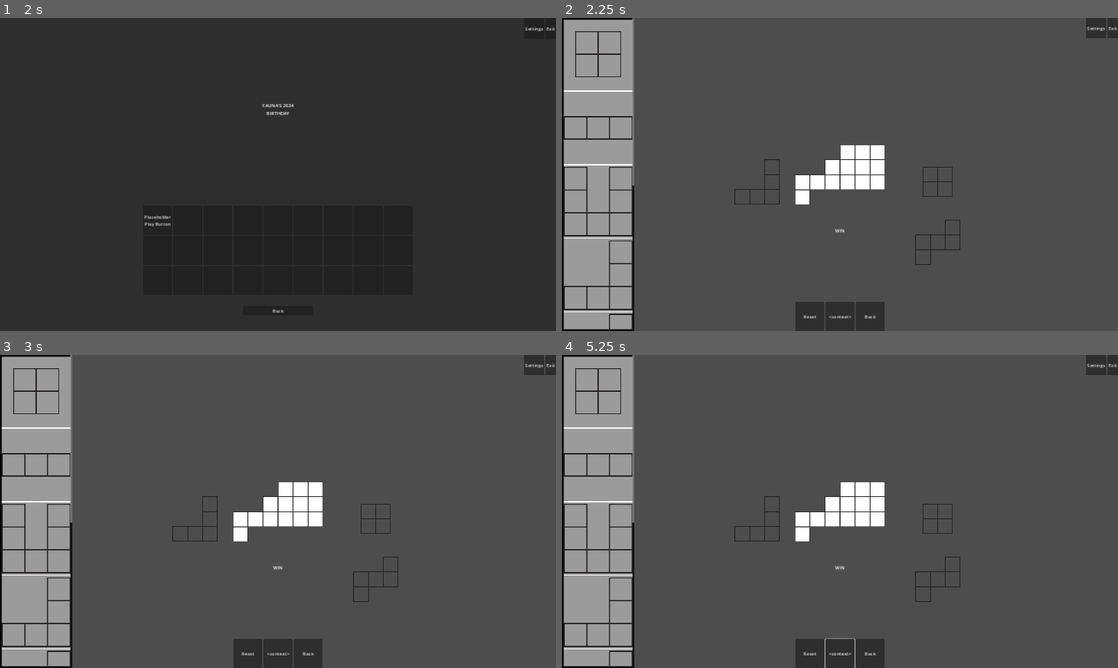
Above: before the commit, frames 1-4 (two rows, left to right).
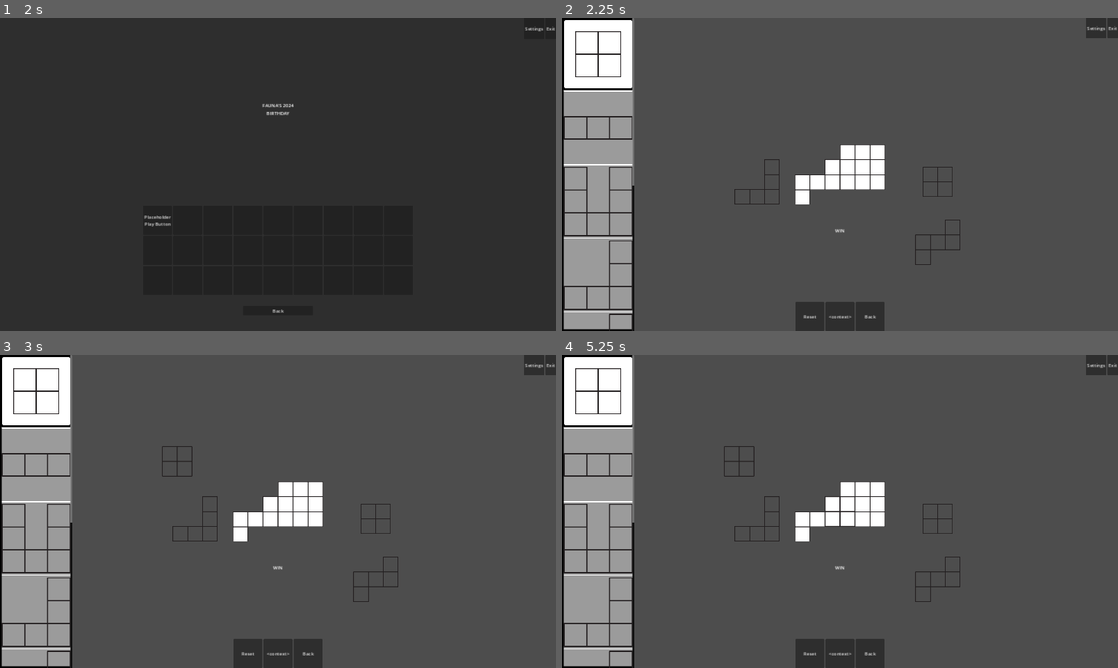
Above: after the commit, the same moments.

Repository: Saplings-Projects/Birthday-2024
Game: Godot game, scene res://MainScenes/main_menu.tscn
Same seed, same stepped clock (60 frames per second), same inputs: the game is played once before the commit and once after it.
Inputs (mouse positions are in pixels of both pictures, inside the frame that each line leads up to):
- Up to frame 1 (2 s): click "Play" at 0.5 s; click "Campaign Levels" at 1.25 s
- Up to frame 2 (2.25 s): click "Placeholder Play Button" at 2 s
- Up to frame 3 (3 s): click (38, 392) at 2.77 s
- Up to frame 4 (5.25 s): click "<context>" at 3.5 s; click "<context>" at 4.25 s; click (600, 392) at 5.02 s

Frame 1 is identical in both runs. In frame 2, 2.7% of the frame differs, in the area x 0-13%, y 0-24%; in frame 3, 2.8%; in frame 4, 2.9%, in the area x 0-53%, y 0-100%.

Commit message:
Piece behavior when in edit mode; library pieces WIP

Diff:
--- a/Birthday-2024-Project/MainScenes/main_level.tscn
+++ b/Birthday-2024-Project/MainScenes/main_level.tscn
@@ -72,28 +72,4 @@
 [node name="PuzzleUiManager" parent="." node_paths=PackedStringArray("controller") instance=ExtResource("8_40gag")]
 controller = NodePath("../GameManager")
 
-[node name="piece_2" parent="PuzzleUiManager/MainScreen/NinePatchRect/ScrollContainer/BoxContainer/ColorRect" index="0"]
-position = Vector2(125, 125)
-
-[node name="piece_3" parent="PuzzleUiManager/MainScreen/NinePatchRect/ScrollContainer/BoxContainer/ColorRect2" index="0"]
-position = Vector2(125, 125)
-
-[node name="piece_6" parent="PuzzleUiManager/MainScreen/NinePatchRect/ScrollContainer/BoxContainer/ColorRect3" index="0"]
-position = Vector2(125, 125)
-
-[node name="piece_11" parent="PuzzleUiManager/MainScreen/NinePatchRect/ScrollContainer/BoxContainer/ColorRect4" index="0"]
-position = Vector2(125, 125)
-
-[node name="piece_12" parent="PuzzleUiManager/MainScreen/NinePatchRect/ScrollContainer/BoxContainer/ColorRect5" index="0"]
-position = Vector2(125, 125)
-
-[node name="piece_14" parent="PuzzleUiManager/MainScreen/NinePatchRect/ScrollContainer/BoxContainer/ColorRect6" index="0"]
-position = Vector2(125, 125)
-
-[node name="piece_27" parent="PuzzleUiManager/MainScreen/NinePatchRect/ScrollContainer/BoxContainer/ColorRect7" index="0"]
-position = Vector2(125, 125)
-
-[node name="Piece29" parent="PuzzleUiManager/MainScreen/NinePatchRect/ScrollContainer/BoxContainer/ColorRect8" index="0"]
-position = Vector2(125, 125)
-
 [editable path="PuzzleUiManager"]
--- a/Birthday-2024-Project/ScenePrefabs/PuzzleUiManager.tscn
+++ b/Birthday-2024-Project/ScenePrefabs/PuzzleUiManager.tscn
@@ -7,6 +7,8 @@
 [ext_resource type="PackedScene" uid="uid://btcp1sgcebsyi" path="res://ScenePrefabs/SettingsWindow.tscn" id="3_w6dq1"]
 [ext_resource type="Script" path="res://Scripts/UI/Puzzle/States/PuzzleUiWinState.gd" id="4_4ulfu"]
 [ext_resource type="PackedScene" uid="uid://dfrcd7gptl2uy" path="res://ScenePrefabs/Pieces/piece_2.tscn" id="4_boyuj"]
+[ext_resource type="Texture2D" uid="uid://dxiiv2creq6b1" path="res://Art/SquareRoundedOutline.png" id="4_p1ypx"]
+[ext_resource type="Script" path="res://Scripts/UI/Puzzle/LibraryPiece.gd" id="5_umaa4"]
 [ext_resource type="PackedScene" uid="uid://dj07oqkchw0d2" path="res://ScenePrefabs/Pieces/piece_3.tscn" id="5_wl48r"]
 [ext_resource type="PackedScene" uid="uid://cg54i4apoqcu3" path="res://ScenePrefabs/Pieces/piece_6.tscn" id="6_l8evx"]
 [ext_resource type="PackedScene" uid="uid://c3mov5g6xt14q" path="res://ScenePrefabs/Pieces/piece_11.tscn" id="7_vr3ym"]
@@ -141,10 +143,14 @@
 layout_mode = 2
 vertical = true
 
-[node name="ColorRect" type="ColorRect" parent="MainScreen/NinePatchRect/ScrollContainer/BoxContainer"]
-custom_minimum_size = Vector2(250, 250)
-layout_mode = 2
-color = Color(0, 0, 0, 0.392157)
+[node name="ColorRect" type="TextureButton" parent="MainScreen/NinePatchRect/ScrollContainer/BoxContainer" node_paths=PackedStringArray("puzzleUiManager")]
+custom_minimum_size = Vector2(250, 250)
+layout_mode = 2
+action_mode = 0
+texture_normal = ExtResource("4_p1ypx")
+stretch_mode = 0
+script = ExtResource("5_umaa4")
+puzzleUiManager = NodePath("../../../../..")
 
 [node name="piece_2" parent="MainScreen/NinePatchRect/ScrollContainer/BoxContainer/ColorRect" instance=ExtResource("4_boyuj")]
 position = Vector2(125, 125)
@@ -226,4 +232,5 @@
 offset_bottom = 40.0
 script = ExtResource("4_4ulfu")
 
+[connection signal="button_down" from="MainScreen/NinePatchRect/ScrollContainer/BoxContainer/ColorRect" to="MainScreen/NinePatchRect/ScrollContainer/BoxContainer/ColorRect" method="DebugPress"]
 [connection signal="close_settings_window" from="SettingsWindow" to="." method="hide_settings_window"]
--- a/Birthday-2024-Project/Scripts/GameManager.gd
+++ b/Birthday-2024-Project/Scripts/GameManager.gd
@@ -73,6 +73,12 @@
 	_remove_occupied_cells(held_piece)
 	_reset_settled()
 
+func spawn_piece(pieceID : String):
+	if not _can_interact or held_piece != null:
+		return
+
+	held_piece = grid.LoadPiece(pieceID)
+	_reset_settled()
 
 func _ready():
 	# State
--- a/Birthday-2024-Project/Scripts/GridLogic.gd
+++ b/Birthday-2024-Project/Scripts/GridLogic.gd
@@ -72,10 +72,12 @@
 			pieceLogic.levelGridReference = self
 			pieceLogic._initialize()
 			pieceLogic.SetPieceRotation(pieceSetup.pieceRotation)
+			pieceLogic.RecordGridPosition(pieceSetup.gridPosition)
 			if pieceLogic.isBlocker:
 				#a locked piece that sits on the grid
 				SetGridSpacesByPieceShape(pieceSetup.gridPosition, GridSpaceInfo.GridSpaceStatus.CLOSED, pieceLogic)
 				blockerPieces.push_back(scenePiece)
+				pieceLogic.return_piece(true)
 			else:
 				#open level grid spaces
 				SetGridSpacesByPieceShape(pieceSetup.gridPosition, GridSpaceInfo.GridSpaceStatus.OPEN, pieceLogic)
@@ -85,17 +87,37 @@
 		var midPoint : Vector2i = _GridCoordinateToPosition(Vector2i(xMaxGrid, yMaxGrid)) + _GridCoordinateToPosition(Vector2i(xMinGrid, yMinGrid))
 		global_position = midPoint * -0.5
 
-		#set piece to outskirts of level grid and unrotate
-		#TODO: place more neatly around the grid
-		var iter = 0
-		for availablePiece in availablePieces:
-			availablePiece.global_position = GridCoordinateToPosition(startingPositions[iter]) #shunting it to the right side
-			(availablePiece as PieceLogic).SetPieceRotation(PieceLogic.RotationStates.DEG_0)
-			(availablePiece as PieceLogic)._SetReturnPoint()
-			iter += 1
+		if(gridMode == GridMode.PLAY):
+			#set piece to outskirts of level grid and unrotate
+			#TODO: place more neatly around the grid
+			var iter = 0
+			for availablePiece in availablePieces:
+				availablePiece.global_position = GridCoordinateToPosition(startingPositions[iter]) #shunting it to the right side
+				(availablePiece as PieceLogic).SetPieceRotation(PieceLogic.RotationStates.DEG_0)
+				(availablePiece as PieceLogic)._SetReturnPoint()
+				iter += 1
+		else:
+			for availablePiece in availablePieces:
+				(availablePiece as PieceLogic).return_piece(true)
 
 	if gridMode == GridMode.EDIT:
 		global_position = Vector2(0,0)
+
+func LoadPiece(pieceID : String) -> PieceLogic:
+	#look up scene piece via ID
+	var scenePiecePrefab = load("res://ScenePrefabs/Pieces/" + pieceID + ".tscn")
+	#instantiate scene piece
+	var scenePiece = scenePiecePrefab.instantiate()
+	add_child(scenePiece)
+	var pieceLogic : PieceLogic = scenePiece as PieceLogic
+	pieceLogic.levelGridReference = self
+	pieceLogic._initialize()
+	pieceLogic.SetPieceRotation(PieceLogic.RotationStates.DEG_0)
+	if pieceLogic.isBlocker:
+		blockerPieces.push_back(scenePiece)
+	else:
+		availablePieces.push_back(scenePiece)
+	return pieceLogic
 
 func ExportLevel() -> String:
 	var pieceData : Array[PieceSetup]
@@ -197,16 +219,18 @@
 	return true
 
 func PlacePiece(piece : PieceLogic) -> bool:
+	var pieceCoords : Vector2i = PositionToGridCoordinate(piece.GetOriginCellPosition())
+	return PlacePieceByCoordinates(piece, pieceCoords)
+
+func PlacePieceByCoordinates(piece : PieceLogic, gridCoord : Vector2i) -> bool:
 	if gridMode == GridMode.PLAY:
 		if CheckLegalToPlace(piece) == false:
 			return false
-	var pieceCoords : Vector2i = PositionToGridCoordinate(piece.GetOriginCellPosition())
-	SetGridSpacesByPieceShape(pieceCoords, GridSpaceInfo.GridSpaceStatus.OCCUPIED, piece)
-	piece.AssignMapGridCoordinates(pieceCoords)
+	SetGridSpacesByPieceShape(gridCoord, GridSpaceInfo.GridSpaceStatus.OCCUPIED, piece)
+	piece.AssignMapGridCoordinates(gridCoord)
 
 	if gridMode == GridMode.PLAY:
 		grid_updated.emit()
-
 	return true
 
 func RemovePieceByCoordinates(gridCoord : Vector2i) -> PieceLogic:
--- a/Birthday-2024-Project/Scripts/PieceLogic.gd
+++ b/Birthday-2024-Project/Scripts/PieceLogic.gd
@@ -35,6 +35,8 @@
 var _rotation_tween: Tween # Active tween for when this piece is rotating. Set this to null when the tween is finished
 var _originOffset : Vector2 #the offset from the transform center to the origin cell (0,0)
 var _return_position: Vector2 # The position this piece returns to when not held or in the grid
+var _last_grid_position : Vector2i = Vector2i(GridLogic.MAX_WIDTH + 1, GridLogic.MAX_HEIGHT + 1)
+var _last_grid_rotation : RotationStates = RotationStates.DEG_0
 var _cellStartingWidth : int
 var _cellStartingHeight : int
 
@@ -139,7 +141,7 @@
 func GetPieceShapeOffsetArray() -> Array[Vector2i]:
 	return _current_cells
 
-func SetPieceRotation(pieceRotation : RotationStates):
+func SetPieceRotation(pieceRotation : RotationStates, rotateInstantly : bool = true):
 	current_rotation_state = pieceRotation
 	match current_rotation_state:
 		RotationStates.DEG_0:
@@ -160,15 +162,41 @@
 			_current_angle_target = PI * 1.5
 
 	update_current_cells()
-	_start_rotation_tween()
+	if rotateInstantly:
+		rotation = _current_angle_target
+	else:
+		_start_rotation_tween()
 
 func AssignMapGridCoordinates(assignedCoords : Vector2i):
 	current_placement_state = PlacementStates.PLACED
 	placed_grid_position = assignedCoords
-
-func return_piece():
+	#Record last successful placement
+	if levelGridReference.gridMode == GridLogic.GridMode.EDIT:
+		RecordGridPosition(assignedCoords)
+
+func RecordGridPosition(gridCoords : Vector2i):
+	_last_grid_position = gridCoords
+	_last_grid_rotation = current_rotation_state
+	_return_position = levelGridReference.GridCoordinateToPosition(gridCoords) - GetOriginCellOffset()
+
+func return_piece(moveInstantly : bool = false):
 	current_placement_state = PlacementStates.UNPLACED
-	movement_tween_to(_return_position, RETURN_ANIMATION_DURATION)
+	if levelGridReference.gridMode == GridLogic.GridMode.PLAY:
+		if moveInstantly:
+			global_position = _return_position
+		else:
+			movement_tween_to(_return_position, RETURN_ANIMATION_DURATION)
+	else:
+		#Pulled from the library but never successfully placed
+		if _last_grid_position == Vector2i(GridLogic.MAX_WIDTH + 1, GridLogic.MAX_HEIGHT + 1):
+			self.queue_free()
+		else: #Go back to last successful placement
+			if moveInstantly:
+				global_position = _return_position
+			else:
+				movement_tween_to(_return_position, RETURN_ANIMATION_DURATION)
+			SetPieceRotation(_last_grid_rotation)
+			levelGridReference.PlacePieceByCoordinates(self, _last_grid_position)
 
 func movement_tween_to(move_to: Vector2, duration: float):
 	cancel_movement_tween()
--- /dev/null
+++ b/Birthday-2024-Project/Scripts/UI/Puzzle/LibraryPiece.gd
@@ -0,0 +1,17 @@
+class_name LibraryPiece
+extends TextureButton
+
+@export var puzzleUiManager : PuzzleUiManager
+
+func DebugPress():
+	puzzleUiManager.controller.spawn_piece(get_child(0).name)
+	print("DEBUG: press")
+
+# Called when the node enters the scene tree for the first time.
+func _ready():
+	pass # Replace with function body.
+
+
+# Called every frame. 'delta' is the elapsed time since the previous frame.
+func _process(delta):
+	pass
Not shown: 1 places in Birthday-2024-Project/ScenePrefabs/PuzzleUiManager.tscn that only renumber resources
